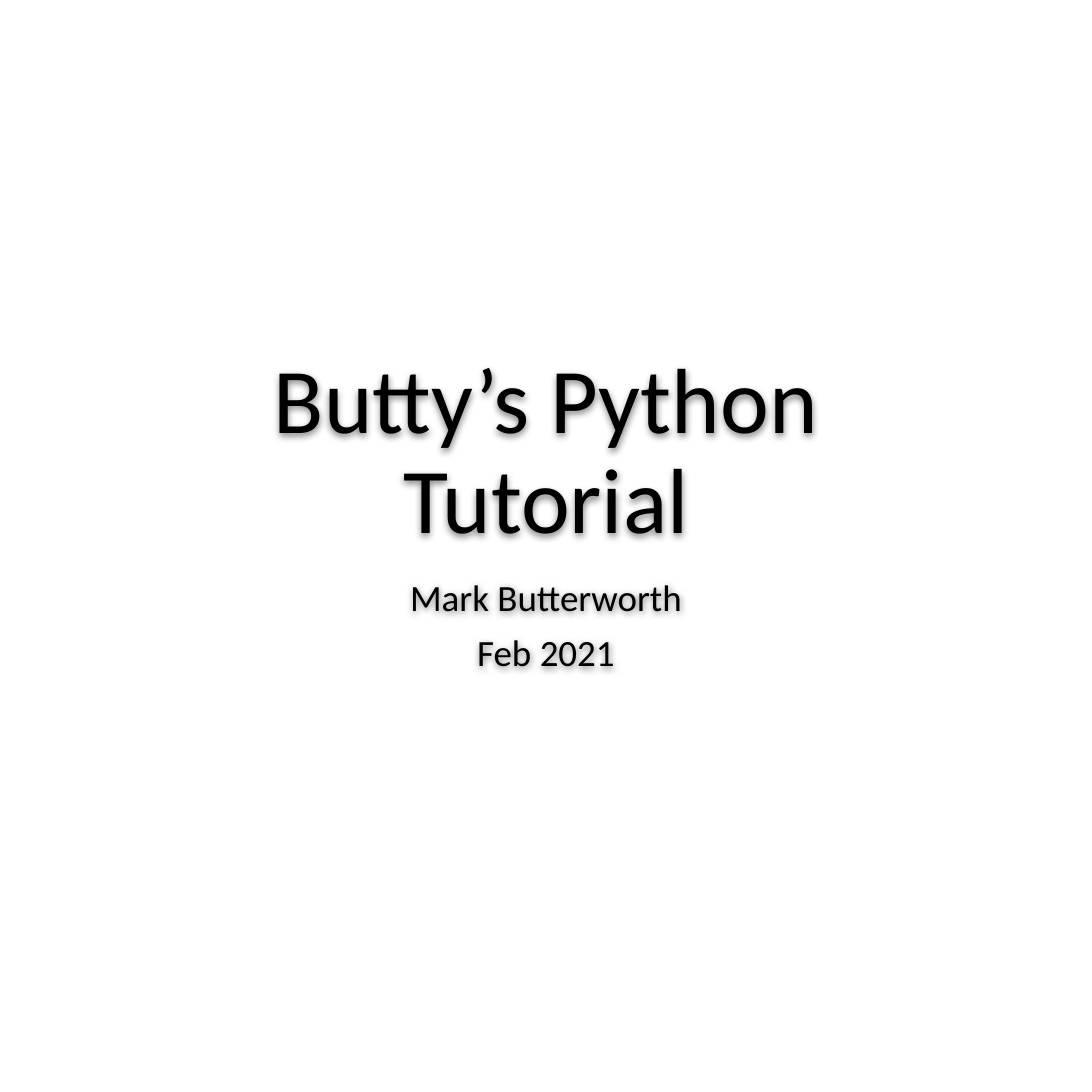
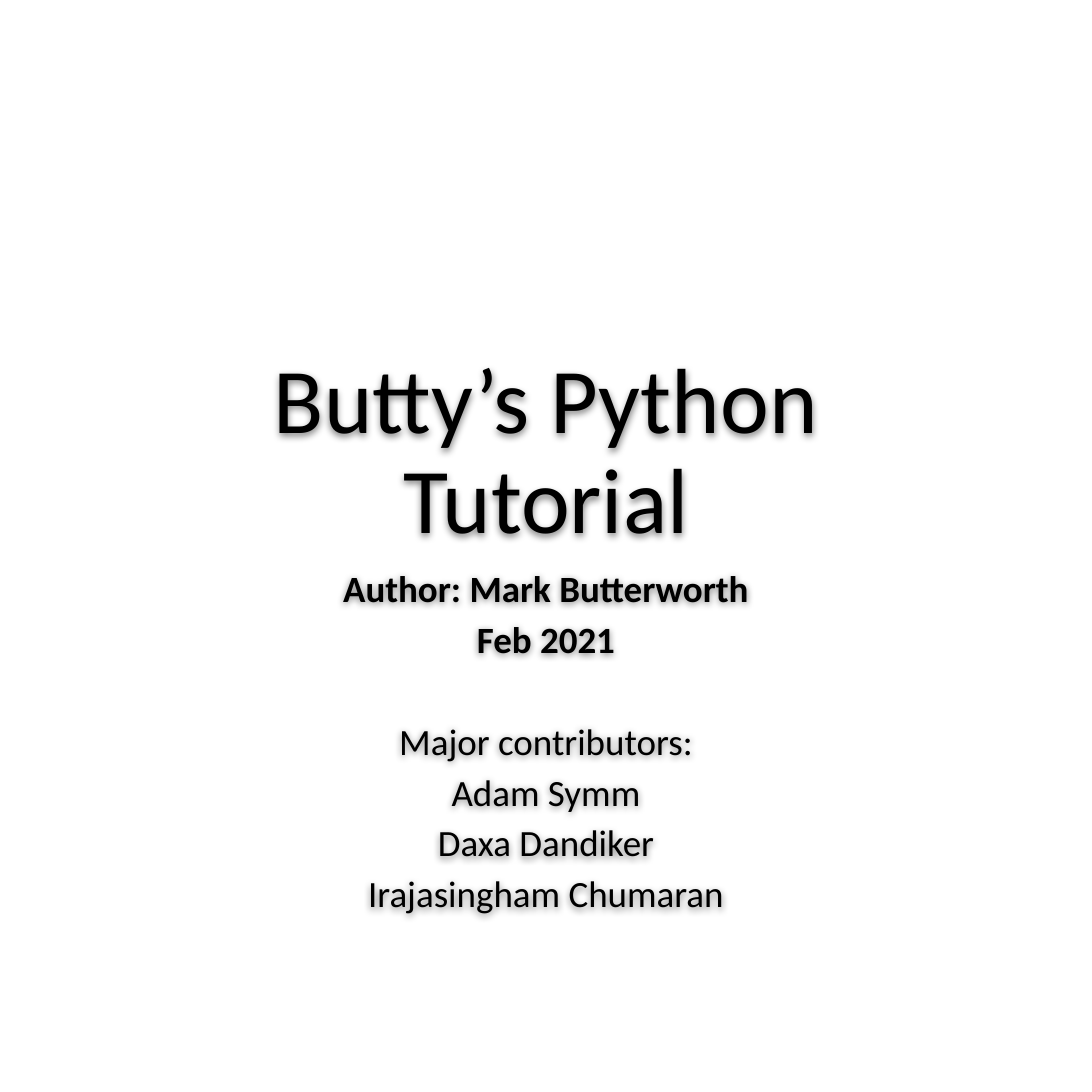
Before and after one commit to mrkbutty/PythonTutButty01, a slide deck: slide 1 of PyTut1_Intro.pptx. Drawn at 1092x1092 pixels with LibreOffice and Linux fonts; fonts in the diff are those of the drawing. Boxes give left, top, right and bottom in pixels: in the first picture for what was removed or moved away, otherwise in the second. Text is boxed around its words. In the diff, an @@ line names an element or a change of style, - is before the commit and + after.

```diff
--- a/PyTut1_Intro.pptx
+++ b/PyTut1_Intro.pptx
@@ subtitle at box(343, 576, 748, 603): text changed; bold on @@
-Mark Butterworth
+Author: Mark Butterworth
@@ subtitle at box(477, 627, 615, 654): bold on in "Feb 2021"; line spacing 0.9 to 0.8 @@
@@ subtitle at box(368, 729, 724, 914): paragraphs added @@
+Major contributors:
+Adam Symm
+Daxa Dandiker
+Irajasingham Chumaran
```
Also in this commit, not shown: 10 other slides changed, 1 other file.
